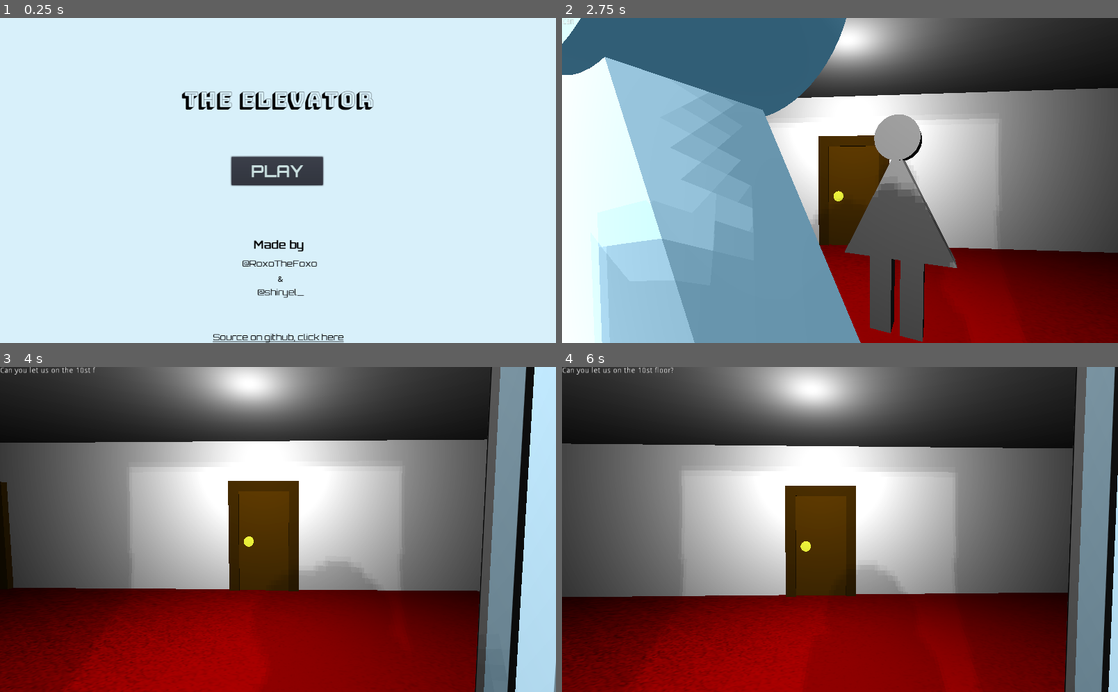
Above: before the commit, frames 1-4 (two rows, left to right).
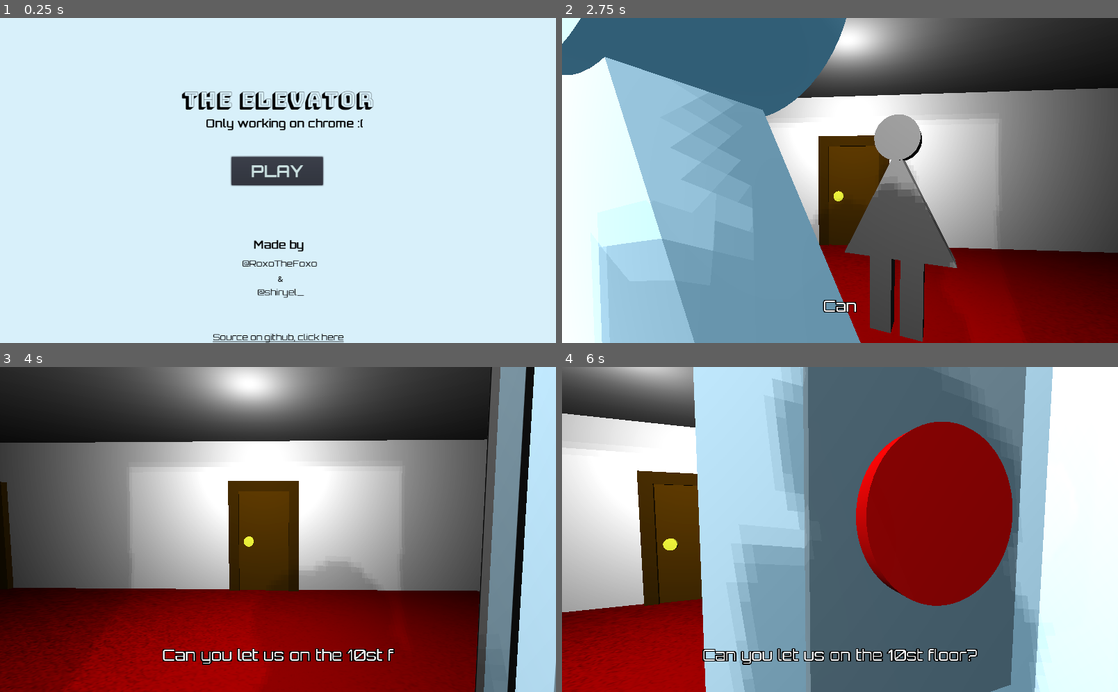
Above: after the commit, the same moments.

Repository: RoxoFoxo/the-elevator
Game: Godot game, scene res://scenes/MainMenu.tscn
Same seed, same stepped clock (60 frames per second), same inputs: the game is played once before the commit and once after it.
Inputs (mouse positions are in pixels of both pictures, inside the frame that each line leads up to):
- Up to frame 1 (0.25 s): no input
- Up to frame 2 (2.75 s): click "PLAY" at 0.5 s; tap Enter at 1.25 s; move the mouse to (867, 180) at 1.27 s; press the mouse at (867, 180) at 1.28 s; hold W (move_forward) from 1.28 s (still down); tap E (use) at 1.35, 2.3 s; move the mouse to (812, 180) at 2.02 s; release the mouse at (812, 180) at 2.03 s; click (812, 180) at 2.1 s
- Up to frame 3 (4 s): keep holding W (move_forward); move the mouse to (289, 523) at 2.77 s; press the mouse at (289, 523) at 2.78 s; tap E (use) at 2.85, 3.8 s; move the mouse to (272, 536) at 3.52 s; release the mouse at (272, 536) at 3.53 s; click (272, 536) at 3.6 s
- Up to frame 4 (6 s): keep holding W (move_forward); move the mouse to (878, 532) at 4.27 s; press the mouse at (878, 532) at 4.28 s; tap E (use) at 4.35, 5.3, 5.85 s; tap Escape (ui_cancel) at 4.9 s; move the mouse to (795, 526) at 5.02 s; release the mouse at (795, 526) at 5.03 s; click (795, 526) at 5.1 s; move the mouse to (845, 529) at 5.77 s; press the mouse at (845, 529) at 5.78 s

The runs differ from the first frame. In frame 1, 0.4% of the frame differs, in the area x 37-66%, y 30-35%; in frame 2, 0.2%; in frame 3, 1.1%; in frame 4, 96%, in the area x 0-100%, y 0-100%.

Commit message:
chore: merge

Diff:
--- a/Player.gd
+++ b/Player.gd
@@ -12,6 +12,25 @@
 
 func _ready():
 	Input.set_mouse_mode(Input.MOUSE_MODE_CAPTURED)
+	pass
+
+func _input(event):
+	if event is InputEventKey and Input.is_action_just_pressed("use"):
+		var ray = $Pivot/Camera/RayCast
+		if ray.is_colliding():
+			emit_signal("pressing_big_red_button")
+
+	if event is InputEventMouseMotion and Input.get_mouse_mode() == Input.MOUSE_MODE_CAPTURED:
+		rotate_y(-event.relative.x * mouse_sensitivity)
+		$Pivot.rotate_x(-event.relative.y * mouse_sensitivity)
+		$Pivot.rotation.x = clamp($Pivot.rotation.x, -1, 1)
+
+	if event.is_action_pressed("ui_cancel"):
+		Input.set_mouse_mode(Input.MOUSE_MODE_VISIBLE)
+
+	if event.is_action_pressed("click"):
+		if Input.get_mouse_mode() == Input.MOUSE_MODE_VISIBLE:
+			Input.set_mouse_mode(Input.MOUSE_MODE_CAPTURED)
 
 func get_input():
 	var input_dir = Vector3()
@@ -26,18 +45,6 @@
 	input_dir = input_dir.normalized()
 	return input_dir
 
-func _unhandled_input(event):
-	if event is InputEventKey and Input.is_action_just_pressed("use"):
-		var ray = $Pivot/Camera/RayCast
-		if ray.is_colliding():
-			emit_signal("pressing_big_red_button")
-
-	if event is InputEventMouseMotion and Input.get_mouse_mode() == Input.MOUSE_MODE_CAPTURED:
-		rotate_y(-event.relative.x * mouse_sensitivity)
-		$Pivot.rotate_x(-event.relative.y * mouse_sensitivity)
-		$Pivot.rotation.x = clamp($Pivot.rotation.x, -1.5, 1.5)
-	#if event is Input.is_action_just_pressed("use"):
-
 func _physics_process(delta):
 	velocity.y = gravity * delta
 	var desired_velocity = get_input() * max_speed
--- a/project.godot
+++ b/project.godot
@@ -13,6 +13,10 @@
 config/name="the-elevator"
 run/main_scene="res://scenes/MainMenu.tscn"
 config/icon="res://icon.png"
+
+[display]
+
+window/vsync/use_vsync=false
 
 [global]
 
@@ -47,6 +51,11 @@
 "events": [ Object(InputEventKey,"resource_local_to_scene":false,"resource_name":"","device":0,"alt":false,"shift":false,"control":false,"meta":false,"command":false,"pressed":false,"scancode":69,"unicode":0,"echo":false,"script":null)
  ]
 }
+click={
+"deadzone": 0.5,
+"events": [ Object(InputEventMouseButton,"resource_local_to_scene":false,"resource_name":"","device":0,"alt":false,"shift":false,"control":false,"meta":false,"command":false,"button_mask":0,"position":Vector2( 0, 0 ),"global_position":Vector2( 0, 0 ),"factor":1.0,"button_index":1,"pressed":false,"doubleclick":false,"script":null)
+ ]
+}
 
 [layer_names]
 
--- a/scenes/Dialog.gd
+++ b/scenes/Dialog.gd
@@ -34,7 +34,7 @@
 				sound_next = false
 			else:
 				sound_next = true
-		yield(get_tree().create_timer(3), "timeout")
+		yield(get_tree().create_timer(4), "timeout")
 		emit_signal("done")
 		next = true
 	else:
--- a/scenes/Dialog.tscn
+++ b/scenes/Dialog.tscn
@@ -1,22 +1,39 @@
-[gd_scene load_steps=3 format=2]
+[gd_scene load_steps=5 format=2]
 
 [ext_resource path="res://assets/npc1.wav" type="AudioStream" id=1]
 [ext_resource path="res://scenes/Dialog.gd" type="Script" id=2]
+[ext_resource path="res://assets/fonts/Orbitron/Orbitron-VariableFont_wght.ttf" type="DynamicFontData" id=3]
+
+[sub_resource type="DynamicFont" id=1]
+size = 28
+outline_size = 2
+extra_spacing_space = 2
+font_data = ExtResource( 3 )
 
 [node name="Dialog" type="ViewportContainer"]
-margin_right = 40.0
-margin_bottom = 40.0
-script = ExtResource( 2 )
-__meta__ = {
-"_edit_use_anchors_": false
-}
-
-[node name="Label" type="Label" parent="."]
+anchor_top = 1.0
 anchor_right = 1.0
 anchor_bottom = 1.0
+margin_top = -137.0
+script = ExtResource( 2 )
 __meta__ = {
 "_edit_use_anchors_": false
 }
 
 [node name="AudioStreamPlayer" type="AudioStreamPlayer" parent="."]
 stream = ExtResource( 1 )
+
+[node name="Label" type="Label" parent="."]
+anchor_right = 1.0
+anchor_bottom = 1.0
+rect_pivot_offset = Vector2( -296.108, -471.389 )
+custom_fonts/font = SubResource( 1 )
+custom_colors/font_color = Color( 1, 1, 1, 1 )
+custom_colors/font_outline_modulate = Color( 0, 0, 0, 1 )
+text = "Test asdda asdas"
+align = 1
+valign = 1
+autowrap = true
+__meta__ = {
+"_edit_use_anchors_": false
+}
--- a/scenes/MainMenu.tscn
+++ b/scenes/MainMenu.tscn
@@ -66,6 +66,25 @@
 "_edit_use_anchors_": false
 }
 
+[node name="MadeBy2" type="Label" parent="."]
+modulate = Color( 0, 0, 0, 1 )
+anchor_left = 0.5
+anchor_top = 0.5
+anchor_right = 0.5
+anchor_bottom = 0.5
+margin_left = -135.059
+margin_top = -119.0
+margin_right = 158.941
+margin_bottom = -93.0
+rect_pivot_offset = Vector2( -100.983, -52.1838 )
+custom_fonts/font = SubResource( 2 )
+text = "Only working on chrome :("
+align = 1
+valign = 1
+__meta__ = {
+"_edit_use_anchors_": false
+}
+
 [node name="MadeBy" type="Label" parent="."]
 modulate = Color( 0, 0, 0, 1 )
 anchor_left = 0.5
@@ -75,7 +94,8 @@
 margin_left = -134.0
 margin_top = 105.0
 margin_right = 137.0
-margin_bottom = 130.0
+margin_bottom = 131.0
+rect_pivot_offset = Vector2( -100.983, -52.1838 )
 custom_fonts/font = SubResource( 2 )
 text = "Made by"
 align = 1
